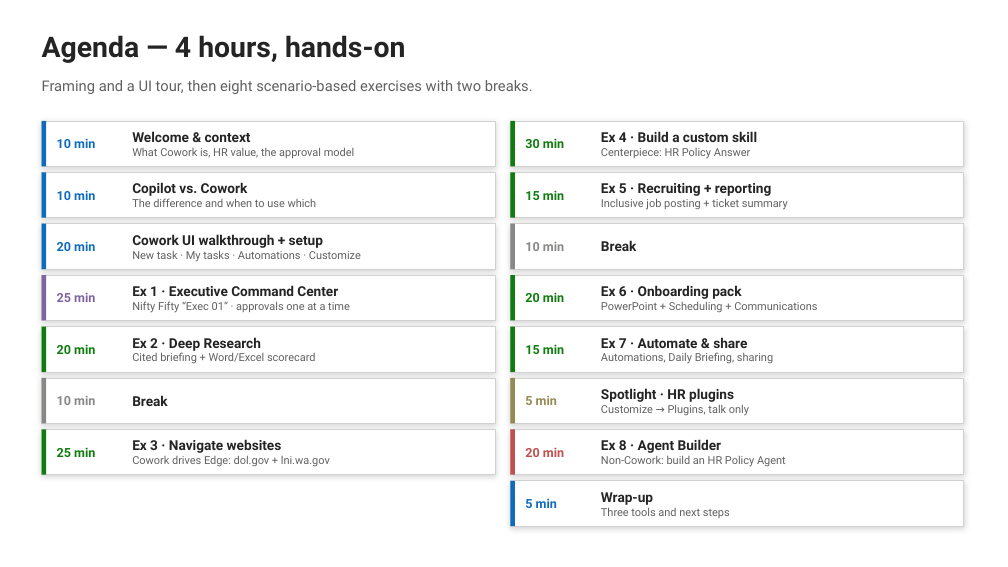
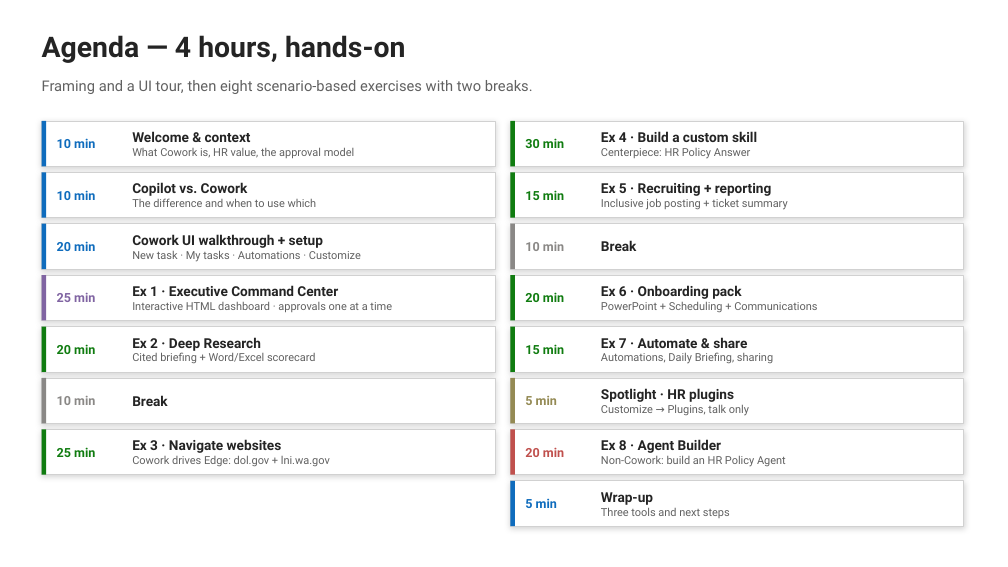
Before and after one commit to ragage/ai_hr_cowork_workshop, a slide deck: slide 2 of instructor-deck.pptx. Drawn at 1008x567 pixels with LibreOffice and Linux fonts; fonts in the diff are those of the drawing. Boxes give left, top, right and bottom in pixels: in the first picture for what was removed or moved away, otherwise in the second. Text is boxed around its words. In the diff, an @@ line names an element or a change of style, - is before the commit and + after.

```diff
--- a/instructor-deck.pptx
+++ b/instructor-deck.pptx
@@ text at box(132, 302, 392, 312): text changed @@
-Nifty Fifty “Exec 01” · approvals one at a time
+Interactive HTML dashboard · approvals one at a time
```
Also in this commit, not shown: 5 other slides changed, 8 slides added, 26 other files.
